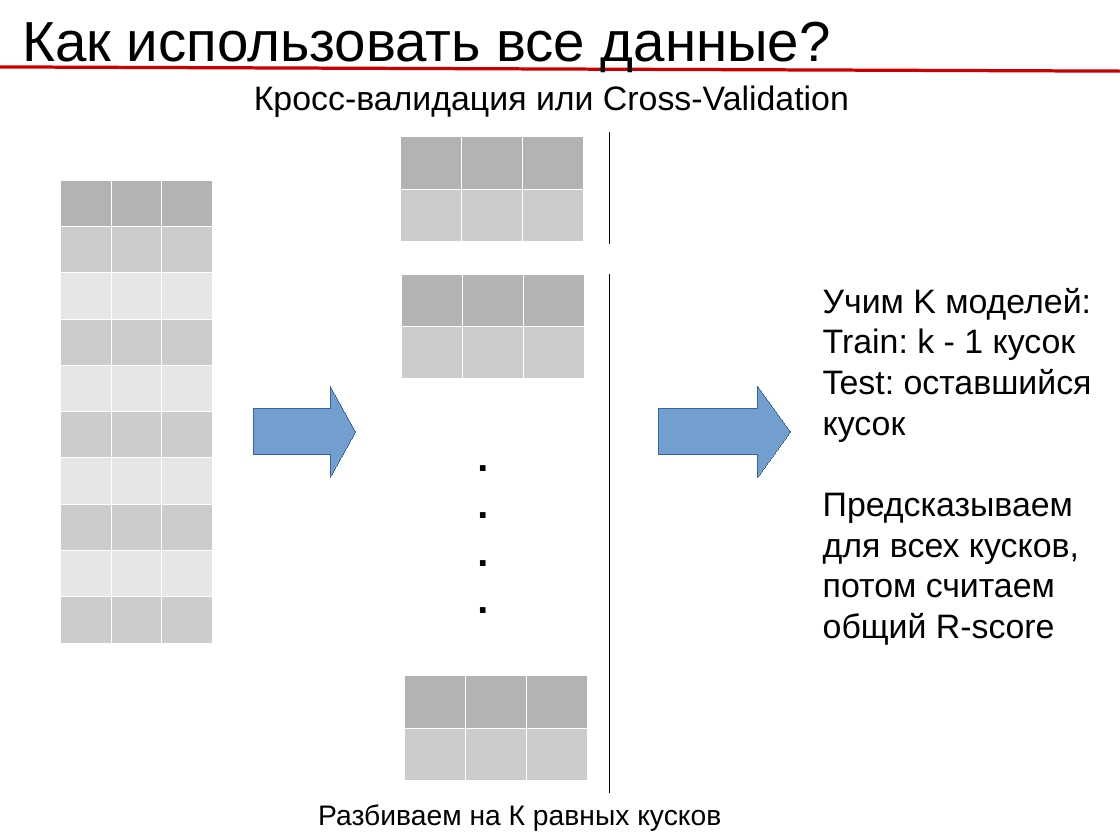
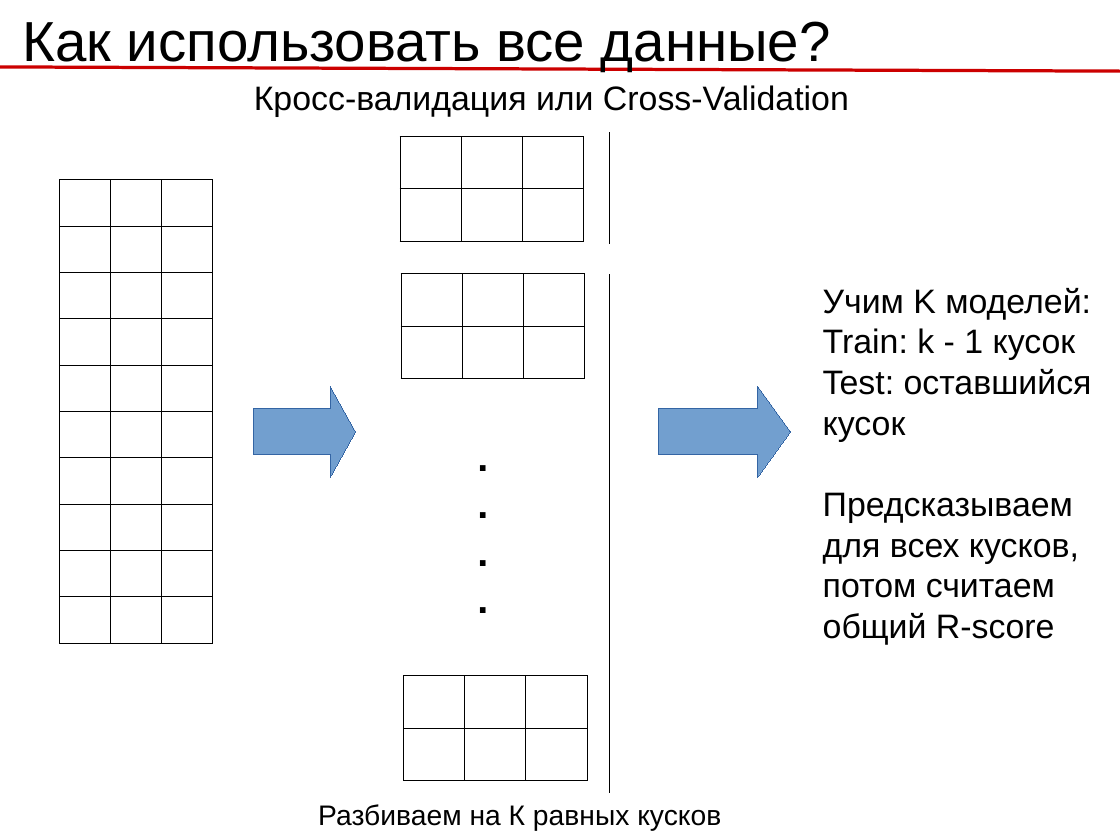
Before and after one commit to rykachevskiy/239, a slide deck: slide 9 of 2. Model Selection/2.1 Model Selection.odp. Drawn at 1120x840 pixels with LibreOffice and Linux fonts; fonts in the diff are those of the drawing. Boxes give left, top, right and bottom in pixels: in the first picture for what was removed or moved away, otherwise in the second. Text is boxed around its words. In the diff, an @@ line names an element or a change of style, - is before the commit and + after.

```diff
--- a/2. Model Selection/2.1 Model Selection.odp
+++ b/2. Model Selection/2.1 Model Selection.odp
@@ table at (x1=400, y1=136, x2=583, y2=241) @@
@@ borders changed @@
@@ table at (x1=60, y1=180, x2=212, y2=643) @@
@@ borders changed @@
@@ table at (x1=401, y1=273, x2=584, y2=378) @@
@@ borders changed @@
@@ table at (x1=403, y1=676, x2=586, y2=781) @@
@@ borders changed @@
```
Also in this commit, not shown: 4 other slides changed, 5 slides added, 4 slides removed, 2 other files.
